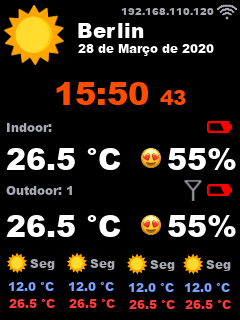
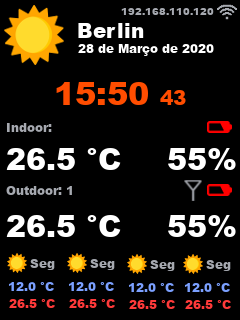
Before/after of a 240×320 layered artwork. What changed in the layer stack:
painted on "Pasted Layer #7" over [141, 215, 161, 235]
removed layer "Humidity quality" over [141, 148, 161, 168]
